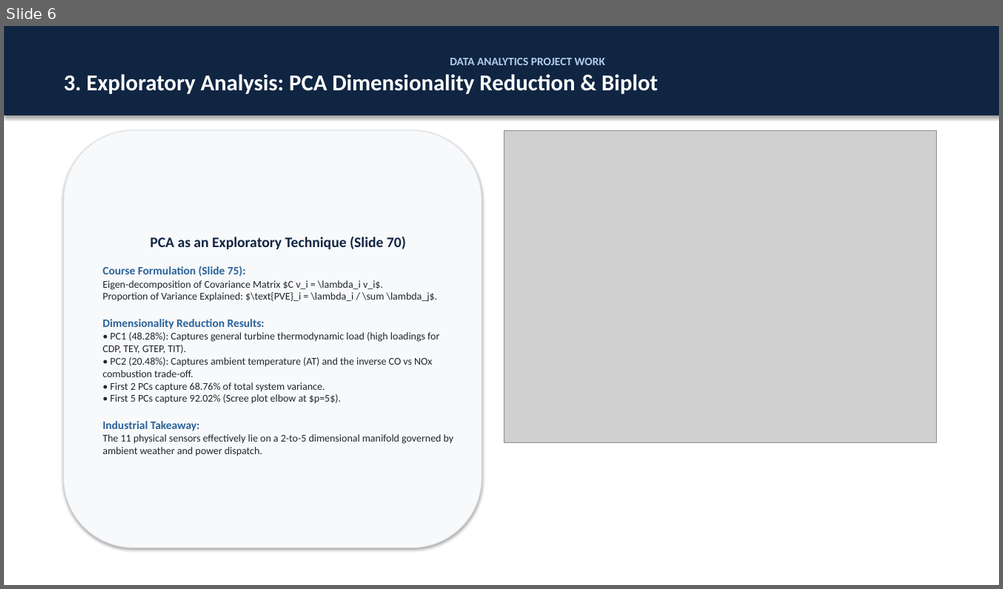
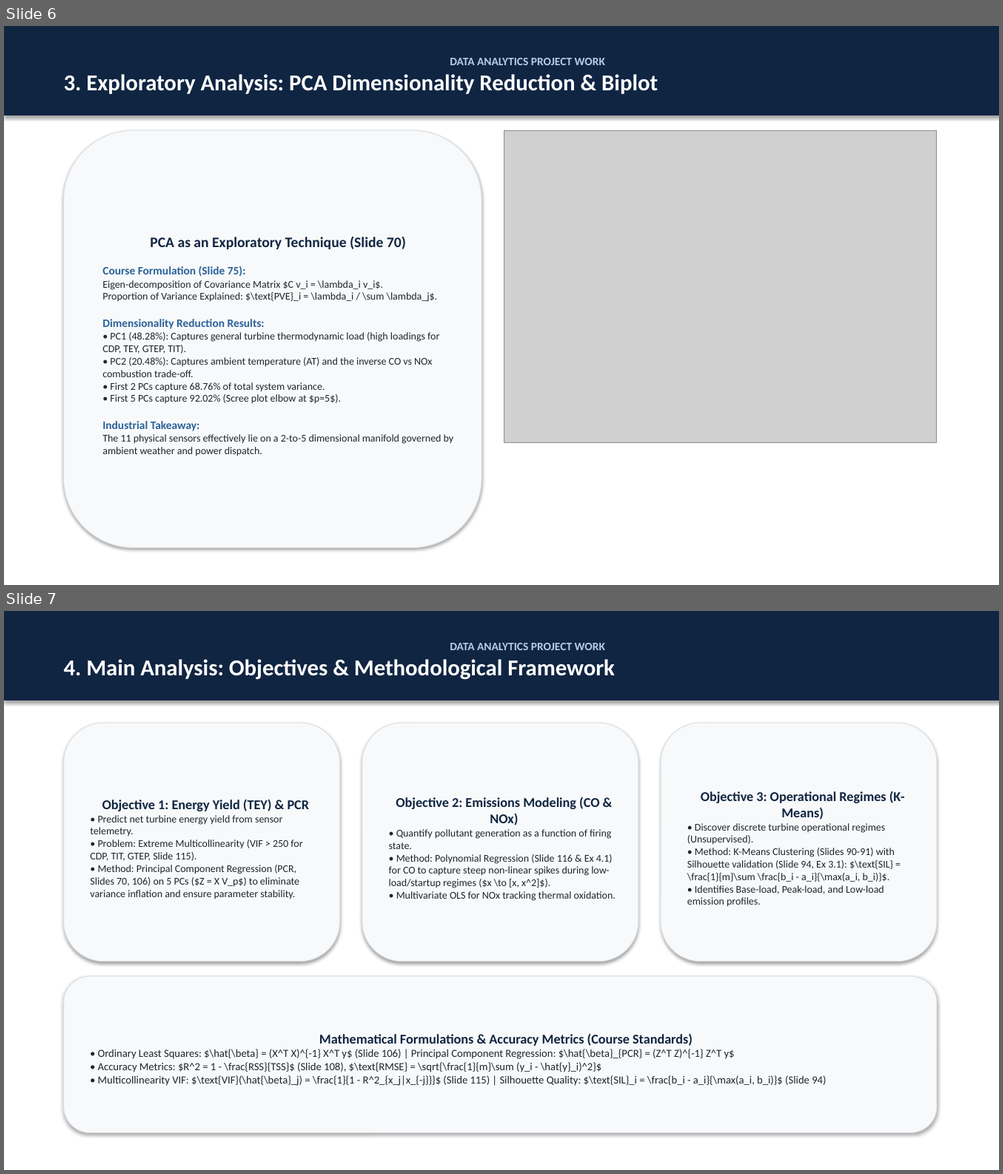
Before and after one commit to guidomariadifiore/DataAnalysisProject, a slide deck: presentation.pptx. Shown one above the other, each under a label of ours: slide 6 before the commit, slides 6 and 7 after it. The pictures are 1003x589 and 1003x1174 pixels, drawn with LibreOffice and Linux fonts; fonts in the diff are those of the drawing; grey boxes stand for pictures. Boxes give left, top, right and bottom in pixels: in the first picture for what was removed or moved away, otherwise in the second. Text is boxed around its words. In the diff, an @@ line names an element or a change of style, - is before the commit and + after.

```diff
--- a/presentation.pptx
+++ b/presentation.pptx
@@ slide 7 added at box(4, 611, 999, 1170), background #FFFFFF @@
@@ rectangle added at box(4, 611, 999, 701), fill #102542, outline #102542 0.75 pt, 22 pt, text #FFFFFF, bold @@
+DATA ANALYTICS PROJECT WORK
+4. Main Analysis: Objectives & Methodological Framework
@@ rounded rectangle added at box(64, 723, 340, 962), fill #F8F9FA, outline #DCE1E6 0.75 pt, 10 pt, text #212529 @@
+Objective 1: Energy Yield (TEY) & PCR
+• Predict net turbine energy yield from sensor telemetry.
+• Problem: Extreme Multicollinearity (VIF > 250 for CDP, TIT, GTEP, Slide 115).
+• Method: Principal Component Regression (PCR, Slides 70, 106) on 5 PCs ($Z = X V_p$) to eliminate variance inflation and ensure parameter stability.
@@ rounded rectangle added at box(362, 723, 638, 962), fill #F8F9FA, outline #DCE1E6 0.75 pt, 10 pt, text #212529 @@
+Objective 2: Emissions Modeling (CO & NOx)
+• Quantify pollutant generation as a function of firing state.
+• Method: Polynomial Regression (Slide 116 & Ex 4.1) for CO to capture steep non-linear spikes during low-load/startup regimes ($x \to [x, x^2]$).
+• Multivariate OLS for NOx tracking thermal oxidation.
@@ rounded rectangle added at box(660, 723, 936, 962), fill #F8F9FA, outline #DCE1E6 0.75 pt, 10 pt, text #212529 @@
+Objective 3: Operational Regimes (K-Means)
+• Discover discrete turbine operational regimes (Unsupervised).
+• Method: K-Means Clustering (Slides 90-91) with Silhouette validation (Slide 94, Ex 3.1): $\text{SIL} = \frac{1}{m}\sum \frac{b_i - a_i}{\max(a_i, b_i)}$.
+• Identifies Base-load, Peak-load, and Low-load emission profiles.
@@ rounded rectangle added at box(64, 977, 936, 1133), fill #F8F9FA, outline #DCE1E6 0.75 pt, 10.5 pt, text #212529 @@
+Mathematical Formulations & Accuracy Metrics (Course Standards)
+• Ordinary Least Squares: $\hat{\beta} = (X^T X)^{-1} X^T y$ (Slide 106) | Principal Component Regression: $\hat{\beta}_{PCR} = (Z^T Z)^{-1} Z^T y$
+• Accuracy Metrics: $R^2 = 1 - \frac{RSS}{TSS}$ (Slide 108), $\text{RMSE} = \sqrt{\frac{1}{m}\sum (y_i - \hat{y}_i)^2}$
+• Multicollinearity VIF: $\text{VIF}(\hat{\beta}_j) = \frac{1}{1 - R^2_{x_j|x_{-j}}}$ (Slide 115) | Silhouette Quality: $\text{SIL}_i = \frac{b_i - a_i}{\max(a_i, b_i)}$ (Slide 94)
```
Also in this commit, not shown: 6 other files.
